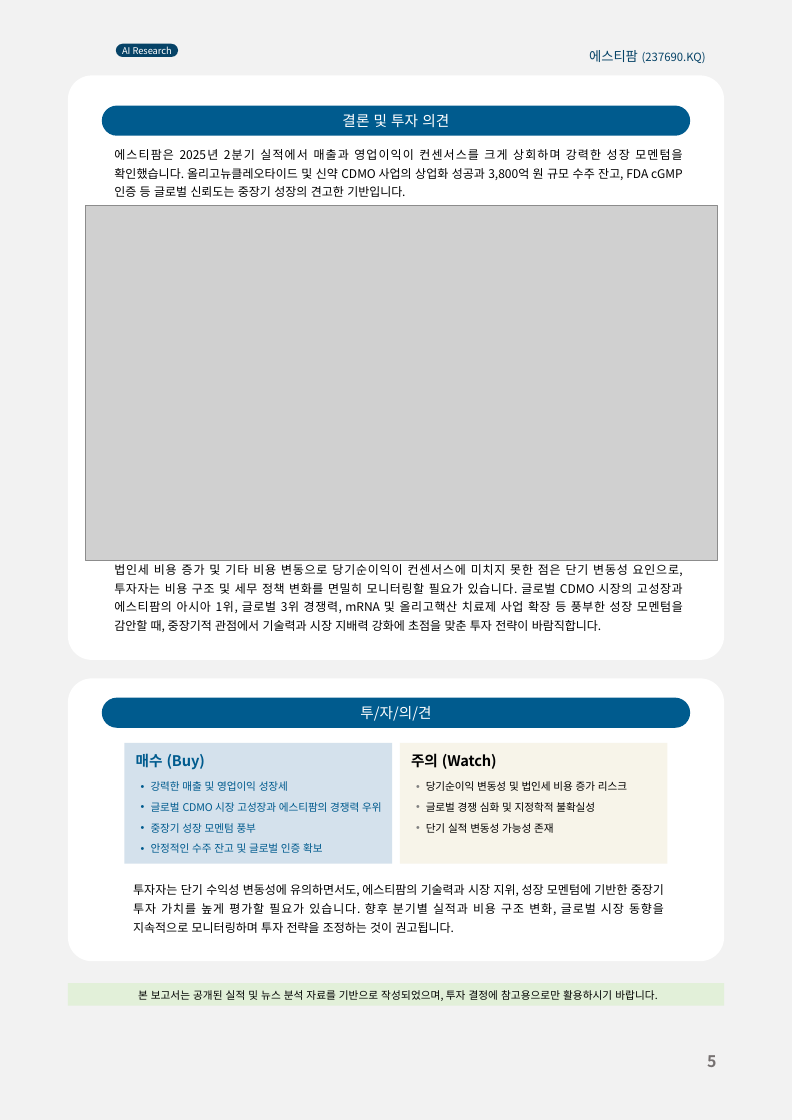
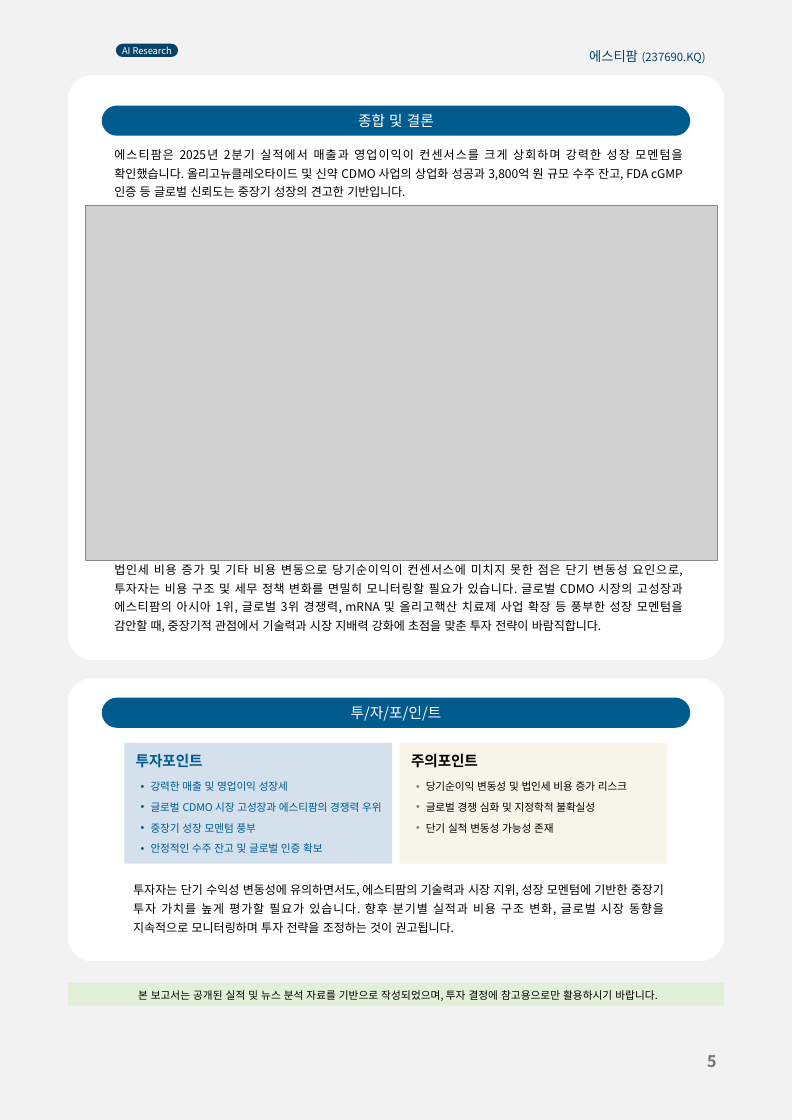
Before and after one commit to kyoujinkim/AI_Reporter, a slide deck: slide 5 of src/data/config/template.pptx. Drawn at 792x1120 pixels with LibreOffice and Linux fonts; fonts in the diff are those of the drawing; grey boxes stand for pictures; background and template pictures are left out. Boxes give left, top, right and bottom in pixels: in the first picture for what was removed or moved away, otherwise in the second. Text is boxed around its words. In the diff, an @@ line names an element or a change of style, - is before the commit and + after.

```diff
--- a/src/data/config/template.pptx
+++ b/src/data/config/template.pptx
@@ text in rounded rectangle at [358,113,434,127]: text changed @@
-결론 및 투자 의견
+종합 및 결론
@@ text in rounded rectangle at [351,706,442,721]: text changed @@
-투/자/의/견
+투/자/포/인/트
@@ text in rectangle at [136,753,203,768]: text changed @@
-매수 (Buy)
+투자포인트
@@ text in rectangle at [411,753,478,768]: text changed @@
-주의 (Watch)
+주의포인트
```
Also in this commit, not shown: 4 other slides changed, 24 other files.
